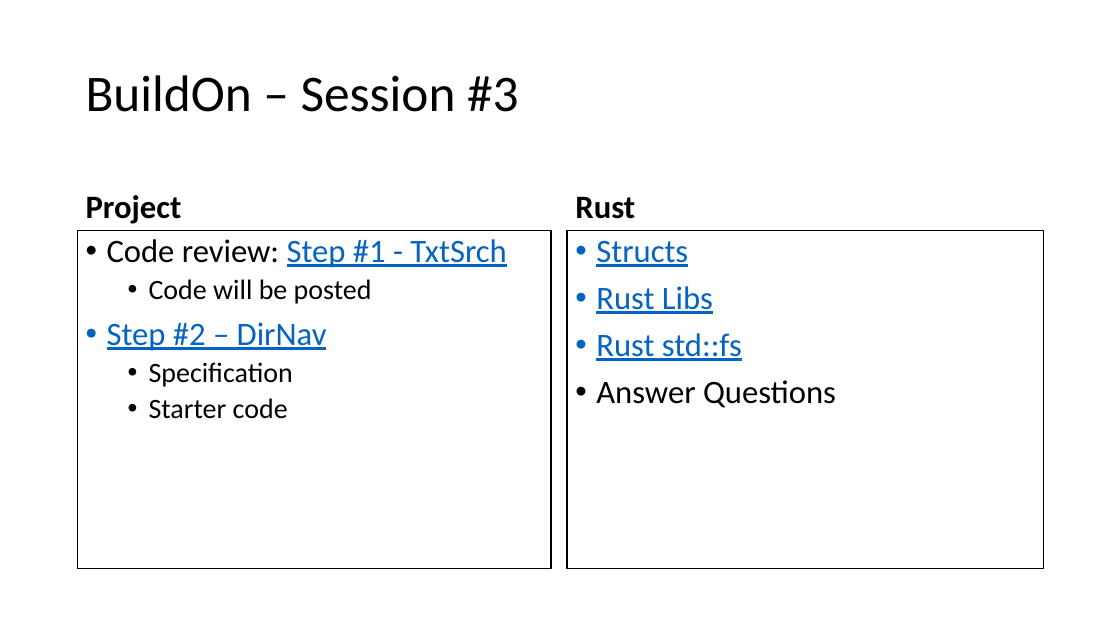
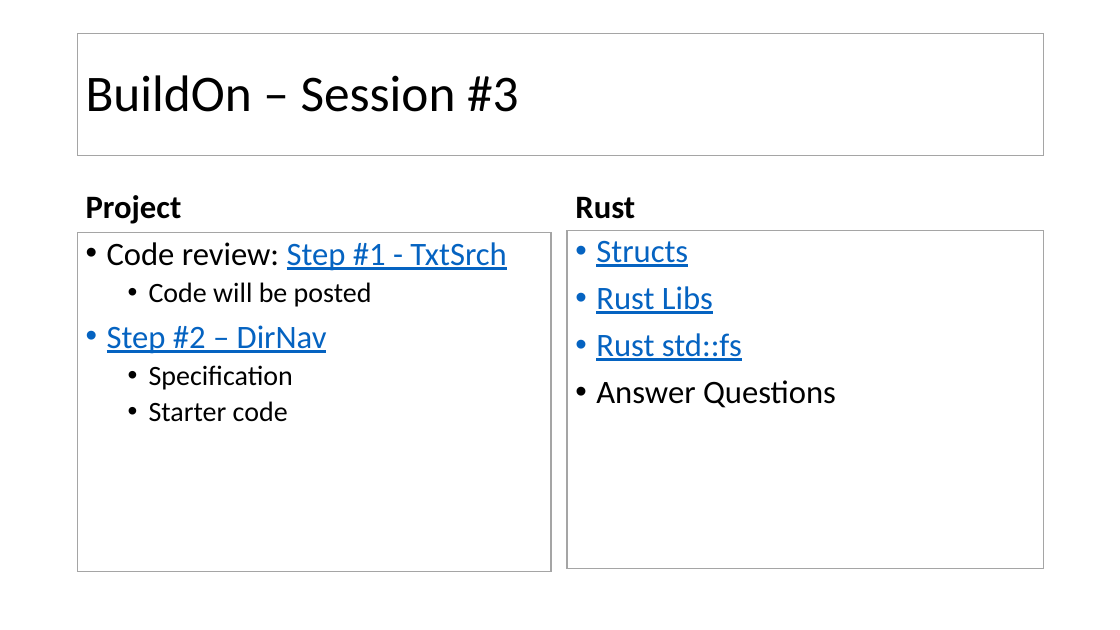
Before and after one commit to JimFawcett/JimFawcett.github.io, a slide deck: slide 8 of Resources/Build-On.pptx (slide 6 before the commit). Drawn at 1120x630 pixels with LibreOffice and Linux fonts; fonts in the diff are those of the drawing. Boxes give left, top, right and bottom in pixels: in the first picture for what was removed or moved away, otherwise in the second. Text is boxed around its words. In the diff, an @@ line names an element or a change of style, - is before the commit and + after.

```diff
--- a/Resources/Build-On.pptx
+++ b/Resources/Build-On.pptx
@@ title "BuildOn – Session #3": place and size @@
-title "BuildOn – Session #3" at [86,75,519,112]
+title "BuildOn – Session #3" at [77,34,1044,155]
@@ title "BuildOn – Session #3" at [77,34,1044,155]: fill none to #FFFFFF; outline none to #A5A5A5 1 pt @@
@@ text "Code review: Step #1 - ..." at [77,233,551,571]: fill none to #FFFFFF; outline #000000 1 pt to #A5A5A5 1 pt @@
@@ text "Structs" at [567,230,1044,569]: fill none to #FFFFFF; outline #000000 1 pt to #A5A5A5 1 pt @@
```
Also in this commit, not shown: 6 other slides changed, 2 slides added, 1 other file.
